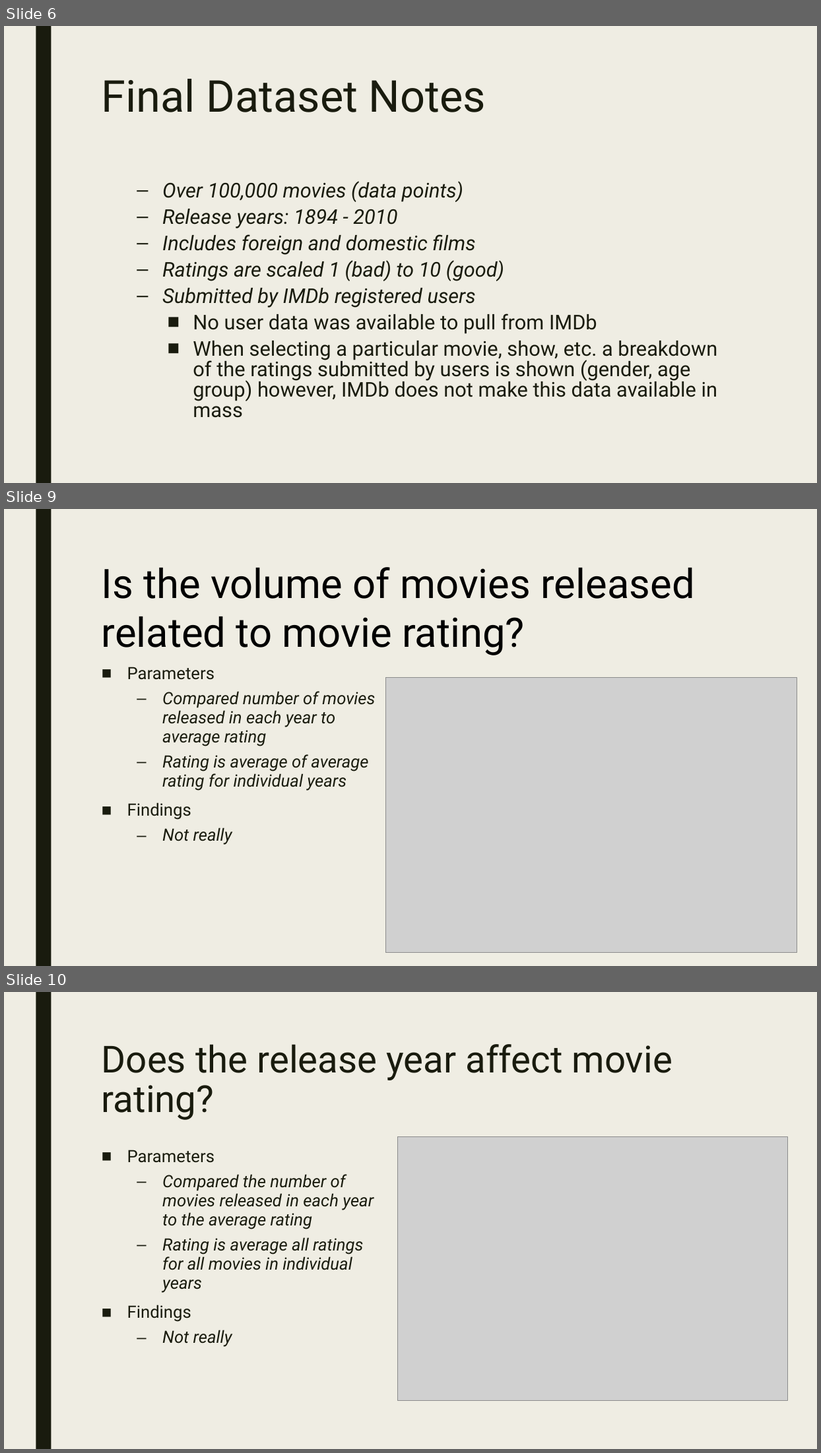
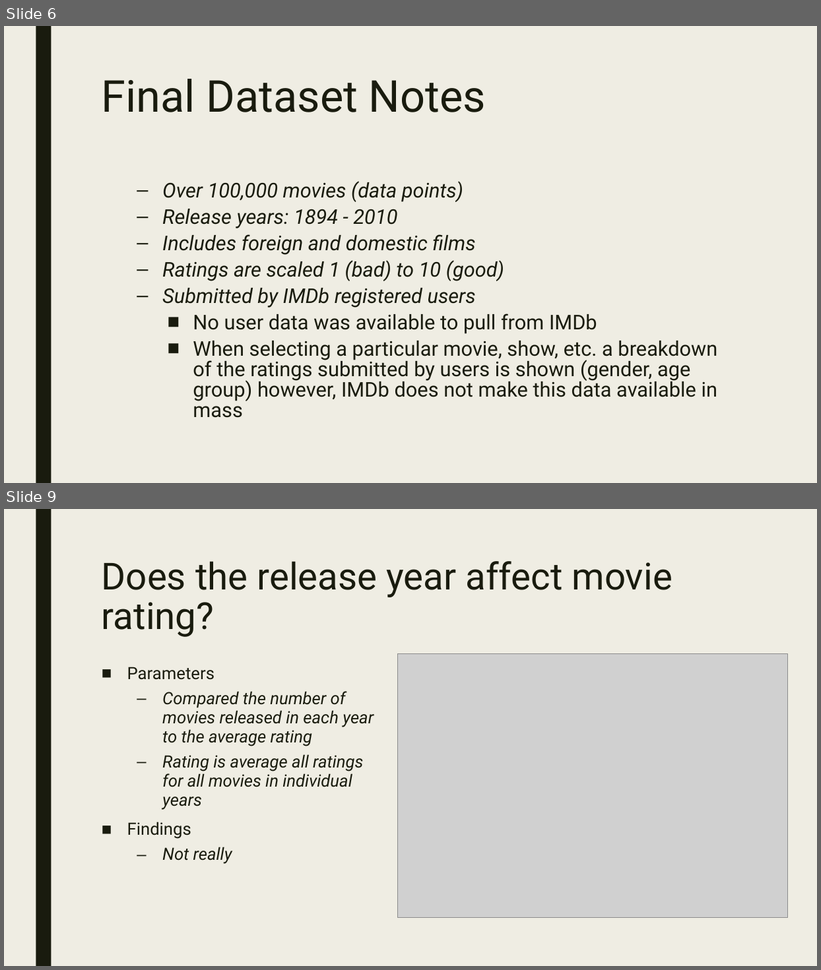
Before and after one commit to Zannyo/data-project-1, a slide deck: Presentation.pptx. Shown one above the other, each under a label of ours: slides 6, 9 and 10 before the commit, slides 6 and 9 after it; the slides between them are not shown. The pictures are 821x1453 and 821x970 pixels, drawn with LibreOffice and Linux fonts; fonts in the diff are those of the drawing; grey boxes stand for pictures. Boxes give left, top, right and bottom in pixels: in the first picture for what was removed or moved away, otherwise in the second. Text is boxed around its words. In the diff, an @@ line names an element or a change of style, - is before the commit and + after.

```diff
--- a/Presentation.pptx
+++ b/Presentation.pptx
@@ slide 9 removed at (x1=4, y1=509, x2=817, y2=966), background #EFEDE3; not listed: 1 template element that a slide beside it also shows @@
@@ title removed at (x1=102, y1=567, x2=695, y2=656) @@
-  Is the volume of movies released related to movie rating?
@@ text removed at (x1=127, y1=667, x2=375, y2=845) @@
-■ Parameters
-  – Compared number of movies released in each year to average rating
-  – Rating is average of average rating for individual years
-■ Findings
-  – Not really
@@ picture removed at (x1=386, y1=677, x2=797, y2=953) @@
@@ what was slide 10 is now slide 9 @@
```
Also in this commit, not shown: 3 slides changed, 2 other files.
